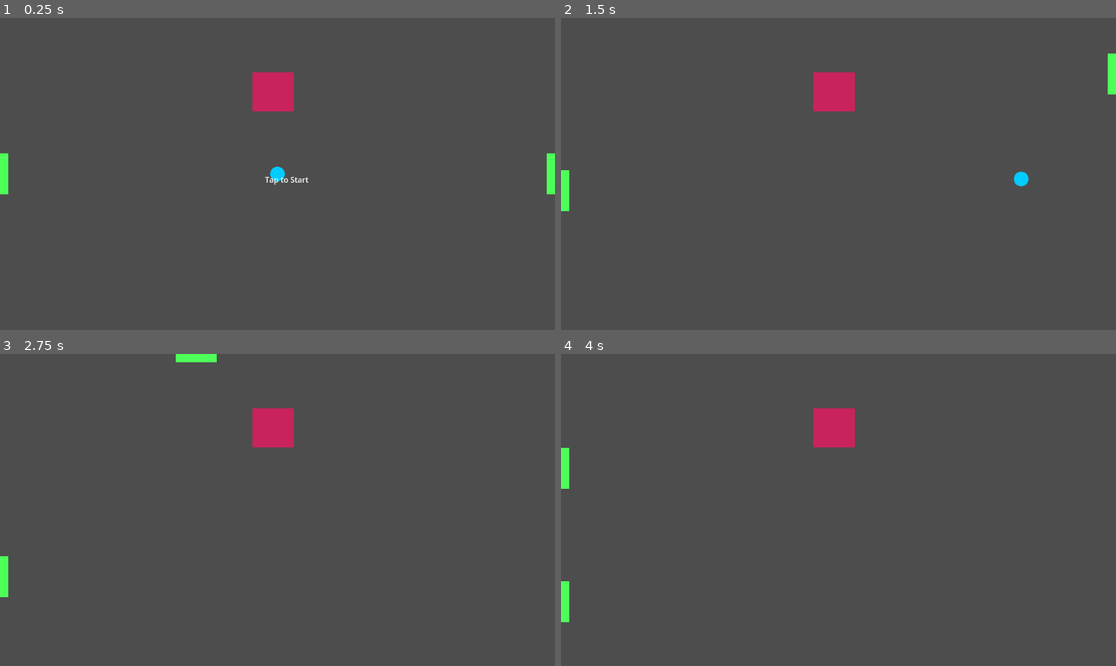
Above: before the commit, frames 1-4 (two rows, left to right).
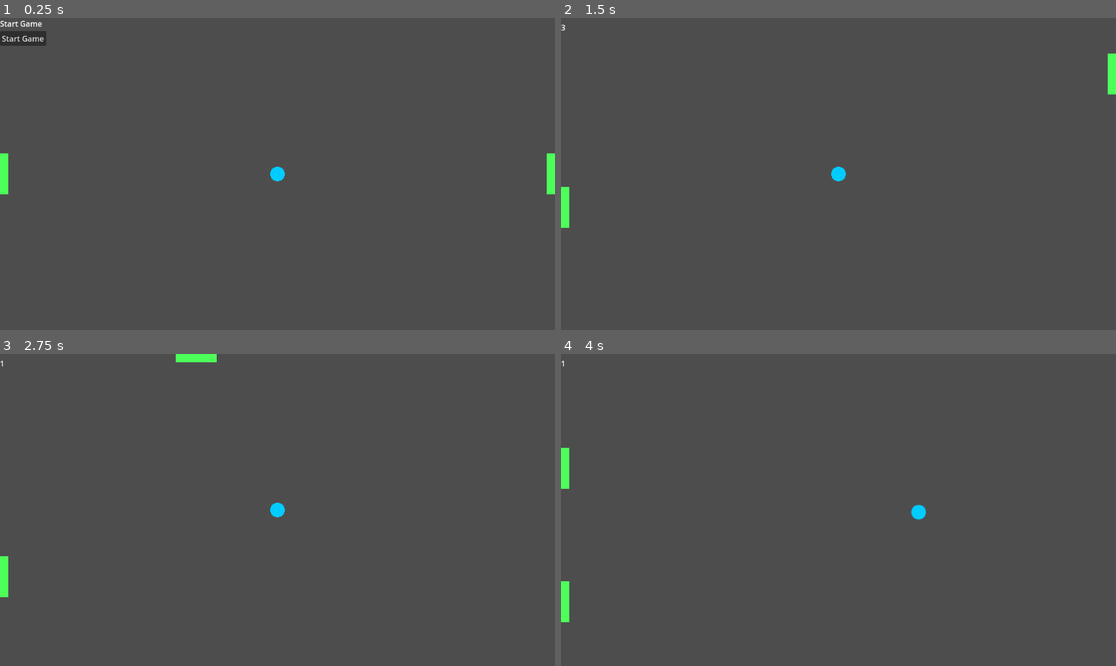
Above: after the commit, the same moments.

Repository: JTheoMitr/pong-infinity
Game: Godot game, scene res://main.tscn
Same seed, same stepped clock (60 frames per second), same inputs: the game is played once before the commit and once after it.
Inputs (mouse positions are in pixels of both pictures, inside the frame that each line leads up to):
- Up to frame 1 (0.25 s): no input
- Up to frame 2 (1.5 s): click (583, 39) at 0.5 s, where only the run after the commit has a clickable "Start Game"; tap Enter (ui_accept) at 1.25 s; move the mouse to (960, 158) at 1.27 s; hold Up (ui_up) from 1.28 s (still down); tap S (s) at 1.35 s; click (960, 158) at 1.42 s
- Up to frame 3 (2.75 s): tap Enter (ui_accept) at 1.52, 1.82 s; tap W (w) at 1.55 s; release Up (ui_up) at 2 s; drag from (166, 525) to (249, 572) at 2.02 s
- Up to frame 4 (4 s): tap Enter (ui_accept) at 2.75 s; move the mouse to (894, 441) at 2.77 s; hold Up (ui_up) 2.78-3.5 s; hold Enter (ui_accept) 2.78-3.5 s; click (894, 441) at 2.92 s; tap S (s) at 3.05 s; drag from (810, 572) to (672, 463) at 3.52 s

The runs differ from the first frame. In frame 1, 1.5% of the frame differs, in the area x 0-56%, y 0-54%; in frame 2, 1.3%; in frame 3, 1.1%; in frame 4, 1.1%.

Commit message:
walls enabled
game over on wall contact, but need to re-position ball

Diff:
--- a/UI/hud.gd
+++ b/UI/hud.gd
@@ -1,26 +1,44 @@
 # res://Scripts/hud.gd
 extends CanvasLayer
 
-@onready var label: Label = $Label
+@onready var label: Label = $CenterContainer/VBoxContainer/Label
+@onready var start_button: Button = $CenterContainer/VBoxContainer/StartButton
+@onready var countdown_label: Label = $CountdownLabel
+
+signal start_button_pressed
 
 func _ready() -> void:
+	label.text = "PONG ∞"
 	label.visible = true
-	label.text = "PONG ∞"
-	label.autowrap_mode = TextServer.AUTOWRAP_WORD_SMART
-	label.horizontal_alignment = HORIZONTAL_ALIGNMENT_CENTER
-	label.vertical_alignment = VERTICAL_ALIGNMENT_CENTER
-	label.anchor_left = 0.0
-	label.anchor_top = 0.0
-	label.anchor_right = 1.0
-	label.anchor_bottom = 1.0
-	label.grow_horizontal = Control.GROW_DIRECTION_BOTH
-	label.grow_vertical = Control.GROW_DIRECTION_BOTH
+	countdown_label.visible = false
+	start_button.visible = true
+	start_button.pressed.connect(_on_start_button_pressed)
+
+
+func _on_start_button_pressed() -> void:
+	start_button.visible = false
+	label.visible = false
+	countdown_label.visible = true
+	emit_signal("start_button_pressed")
 
 
 func show_start_message(text: String) -> void:
 	label.text = text
 	label.visible = true
+	start_button.visible = true
+	countdown_label.visible = false
 
 
 func hide_start_message() -> void:
 	label.visible = false
+	start_button.visible = false
+	countdown_label.visible = false
+
+
+func show_countdown(number: int) -> void:
+	countdown_label.text = str(number)
+	countdown_label.visible = true
+
+
+func hide_countdown() -> void:
+	countdown_label.visible = false
--- a/UI/hud.tscn
+++ b/UI/hud.tscn
@@ -5,7 +5,22 @@
 [node name="hud" type="CanvasLayer"]
 script = ExtResource("1_37p78")
 
-[node name="Label" type="Label" parent="."]
+[node name="CenterContainer" type="CenterContainer" parent="."]
 offset_right = 40.0
-offset_bottom = 23.0
+offset_bottom = 40.0
+
+[node name="VBoxContainer" type="VBoxContainer" parent="CenterContainer"]
+layout_mode = 2
+
+[node name="Label" type="Label" parent="CenterContainer/VBoxContainer"]
+layout_mode = 2
+
+[node name="StartButton" type="Button" parent="CenterContainer/VBoxContainer"]
+layout_mode = 2
+text = "Start Game"
+
+[node name="CountdownLabel" type="Label" parent="."]
+offset_top = 8.0
+offset_right = 63.0
+offset_bottom = 31.0
 text = "PONG ∞"
--- a/ball.gd
+++ b/ball.gd
@@ -28,7 +28,7 @@
 
 
 func _on_body_entered(body: Node) -> void:
-	if body.is_in_group("wall"):
+	if body.is_in_group("walls"):
 		if get_tree().current_scene.has_method("game_over"):
 			get_tree().current_scene.game_over()
 		reset()
--- a/main.gd
+++ b/main.gd
@@ -1,54 +1,64 @@
 # res://Scripts/main.gd
 extends Node2D
 
-@onready var ball: RigidBody2D        = $Ball
-@onready var paddle_left: StaticBody2D      = $PaddleLeft
-@onready var paddle_right: StaticBody2D     = $PaddleRight
-@onready var hud: CanvasLayer         = $HUD
-@onready var cam: Camera2D            = $Camera2D
+@onready var ball: RigidBody2D = $Ball
+@onready var paddle_left: StaticBody2D = $PaddleLeft
+@onready var paddle_right: StaticBody2D = $PaddleRight
+@onready var hud: CanvasLayer = $HUD
+@onready var cam: Camera2D = $Camera2D
 
 var game_started: bool = false
+var game_over_state: bool = false
 
 
 func _ready() -> void:
 	Input.mouse_mode = Input.MOUSE_MODE_VISIBLE
-	hud.show_start_message("Tap to Start")
+	hud.show_start_message("Start Game")
+	hud.start_button_pressed.connect(_on_start_button_pressed)
 
-	# Center everything relative to current viewport
 	var screen_size := get_viewport_rect().size
 	var screen_center := screen_size * 0.5
 	cam.enabled = true
 	cam.position = screen_center
+	reset_positions(screen_center)
+
+
+func reset_positions(screen_center: Vector2) -> void:
 	ball.position = screen_center
-	paddle_left.position = Vector2(50.0, screen_center.y)              # near left wall
-	paddle_right.position = Vector2(screen_size.x - 50.0, screen_center.y)  # near right wall
-
-	print("Viewport size:", get_viewport_rect().size)
-	print("Ball pos:", ball.position)
-	print("Camera pos:", cam.position)
-	print("Paddle Left: ", paddle_left.position)
-	print("Paddle Right: ", paddle_right.position)
-	print("Left paddle final global_position:", paddle_left.global_position)
-	print("Right paddle final global_position:", paddle_right.global_position)
-
+	paddle_left.position = Vector2(50.0, screen_center.y)
+	paddle_right.position = Vector2(get_viewport_rect().size.x - 50.0, screen_center.y)
+	ball.linear_velocity = Vector2.ZERO
+	ball.direction = Vector2.ZERO
 
 
 func _unhandled_input(event: InputEvent) -> void:
-	# Start on first touch OR mouse click
-	if not game_started and (
-		(event is InputEventScreenTouch and event.pressed) or
-		(event is InputEventMouseButton and event.pressed)
-	):
-		start_game()
+	if not game_started and event.is_action_pressed("ui_accept"):
+		_on_start_button_pressed()
+
+
+func _on_start_button_pressed() -> void:
+	if game_over_state:
+		game_over_state = false
+		reset_positions(get_viewport_rect().size * 0.5)
+	await countdown_and_start()
+
+
+func countdown_and_start() -> void:
+	for i in range(3, 0, -1):
+		hud.show_countdown(i)
+		await get_tree().create_timer(1.0).timeout
+	hud.hide_countdown()
+	start_game()
 
 
 func start_game() -> void:
 	hud.hide_start_message()
+	game_started = true
 	ball.launch()
-	game_started = true
 
 
 func game_over() -> void:
 	game_started = false
-	hud.show_start_message("Game Over - Tap or Click to Restart")
-	ball.reset()
+	game_over_state = true
+	ball.linear_velocity = Vector2.ZERO
+	hud.show_start_message("Game Over - Click to Restart")
--- a/main.tscn
+++ b/main.tscn
@@ -22,10 +22,3 @@
 [node name="Ball" parent="." instance=ExtResource("4_272bh")]
 
 [node name="HUD" parent="." instance=ExtResource("5_5vw27")]
-
-[node name="ColorRect" type="ColorRect" parent="."]
-offset_left = 524.0
-offset_top = 113.0
-offset_right = 610.0
-offset_bottom = 194.0
-color = Color(0.7879751, 0.13707343, 0.36434984, 1)
--- /dev/null
+++ b/walls.gd
@@ -0,0 +1,6 @@
+extends Area2D
+
+
+func _on_body_entered(body: Node2D) -> void:
+	if get_tree().current_scene.has_method("game_over"):
+		get_tree().current_scene.game_over()
--- a/walls.tscn
+++ b/walls.tscn
@@ -1,10 +1,33 @@
-[gd_scene load_steps=2 format=3 uid="uid://q0kry56wwfql"]
+[gd_scene load_steps=4 format=3 uid="uid://q0kry56wwfql"]
+
+[ext_resource type="Script" uid="uid://bm3ojqdroiw4s" path="res://walls.gd" id="1_xxkwp"]
 
 [sub_resource type="RectangleShape2D" id="RectangleShape2D_oelu8"]
+size = Vector2(1151, 5)
 
-[node name="Walls" type="StaticBody2D" groups=["walls"]]
+[sub_resource type="RectangleShape2D" id="RectangleShape2D_xxkwp"]
+size = Vector2(9, 663)
+
+[node name="Walls" type="Area2D" groups=["walls"]]
+script = ExtResource("1_xxkwp")
 
 [node name="CollisionShape2D" type="CollisionShape2D" parent="."]
+position = Vector2(575, -3)
+shape = SubResource("RectangleShape2D_oelu8")
+
+[node name="CollisionShape2D2" type="CollisionShape2D" parent="."]
+position = Vector2(576, 652)
 shape = SubResource("RectangleShape2D_oelu8")
 
 [node name="Sprite2D" type="Sprite2D" parent="."]
+
+[node name="CollisionShape2D3" type="CollisionShape2D" parent="."]
+position = Vector2(-5.5, 321.5)
+shape = SubResource("RectangleShape2D_xxkwp")
+
+[node name="CollisionShape2D4" type="CollisionShape2D" parent="."]
+position = Vector2(1160, 324)
+shape = SubResource("RectangleShape2D_xxkwp")
+
+[connection signal="area_entered" from="." to="." method="_on_area_entered"]
+[connection signal="body_entered" from="." to="." method="_on_body_entered"]
Not shown, added: walls.gd.uid
